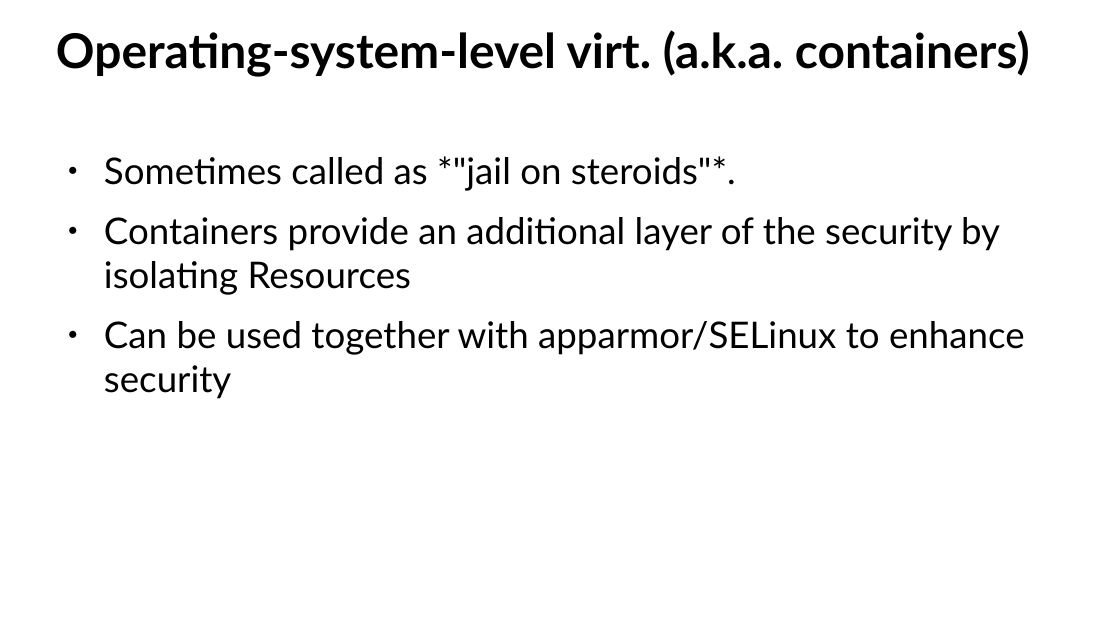
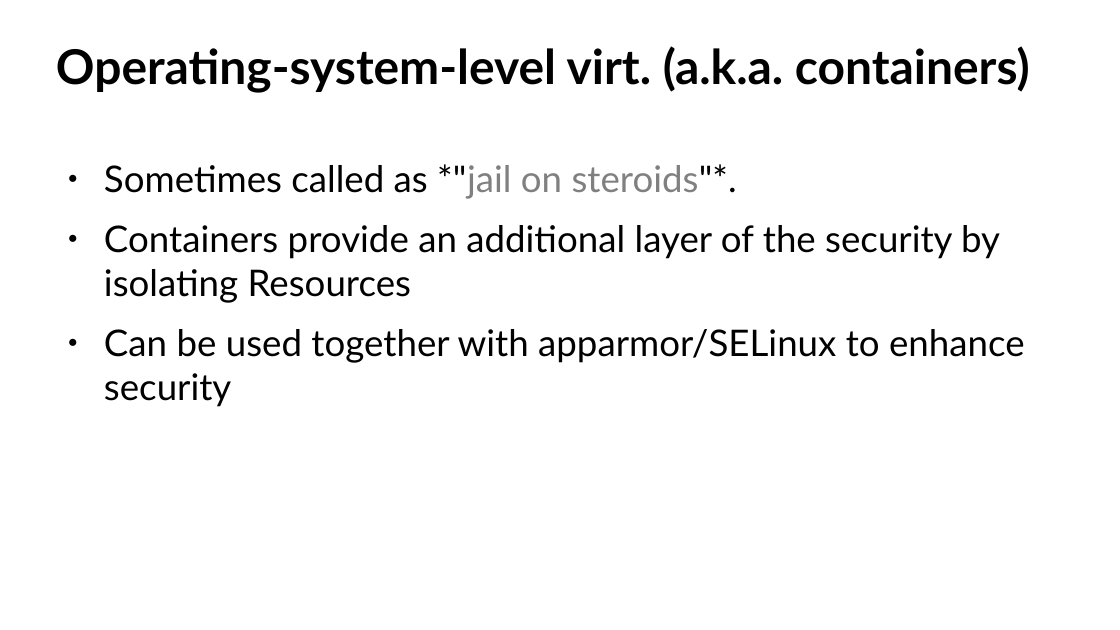
Before and after one commit to djz88/docs, a slide deck: slide 10 of kontejnery/kernel_isolation_linuxdays2017.odp. Drawn at 1120x630 pixels with LibreOffice and Linux fonts; fonts in the diff are those of the drawing; background and template pictures are left out. Boxes give left, top, right and bottom in pixels: in the first picture for what was removed or moved away, otherwise in the second. Text is boxed around its words. In the diff, an @@ line names an element or a change of style, - is before the commit and + after.

```diff
--- a/kontejnery/kernel_isolation_linuxdays2017.odp
+++ b/kontejnery/kernel_isolation_linuxdays2017.odp
@@ title "Operating-system-level virt. (a.k.a. containers)": place and size @@
-title "Operating-system-level virt. (a.k.a. containers)" at bbox=[56, 30, 1030, 77]
+title "Operating-system-level virt. (a.k.a. containers)" at bbox=[56, 46, 1030, 93]
@@ text "Sometimes called as *"jail on ...": place and size @@
-text "Sometimes called as *"jail on ..." at bbox=[104, 156, 1025, 399]
+text "Sometimes called as *"jail on ..." at bbox=[104, 164, 1025, 407]
@@ text at bbox=[104, 164, 737, 199]: text colour #000000 to #808080 in "*"jail on steroids"*." @@
```
Also in this commit, not shown: 15 other slides changed, 2 slides added, 14 slides removed, 1 other file.
